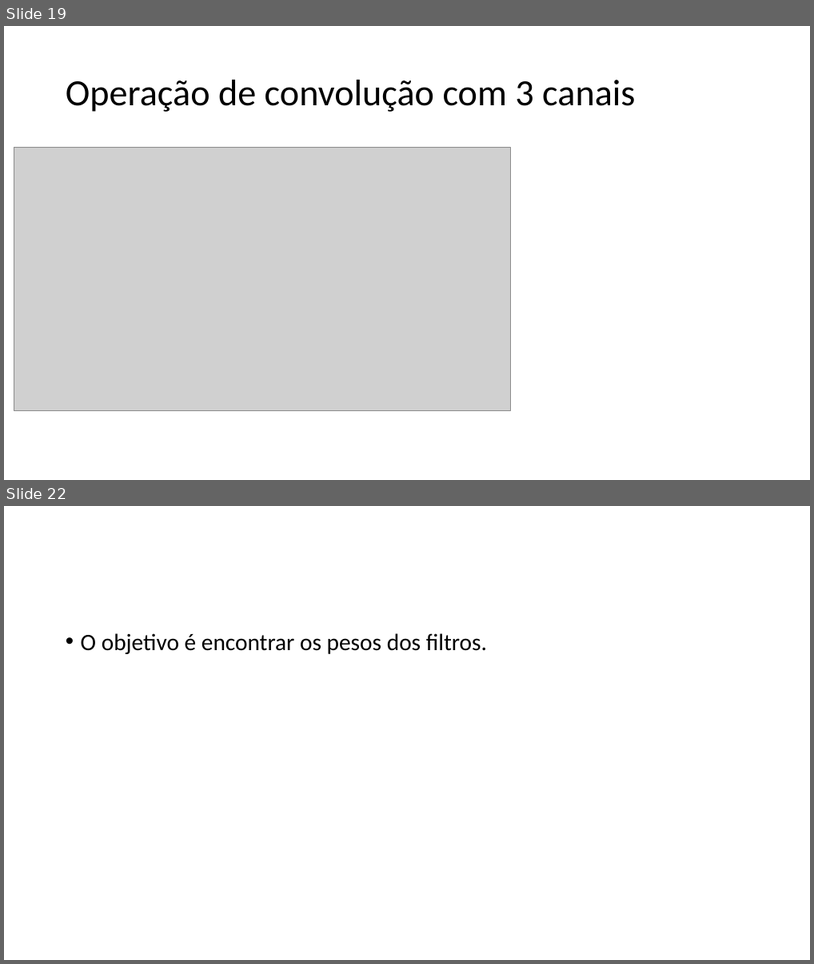
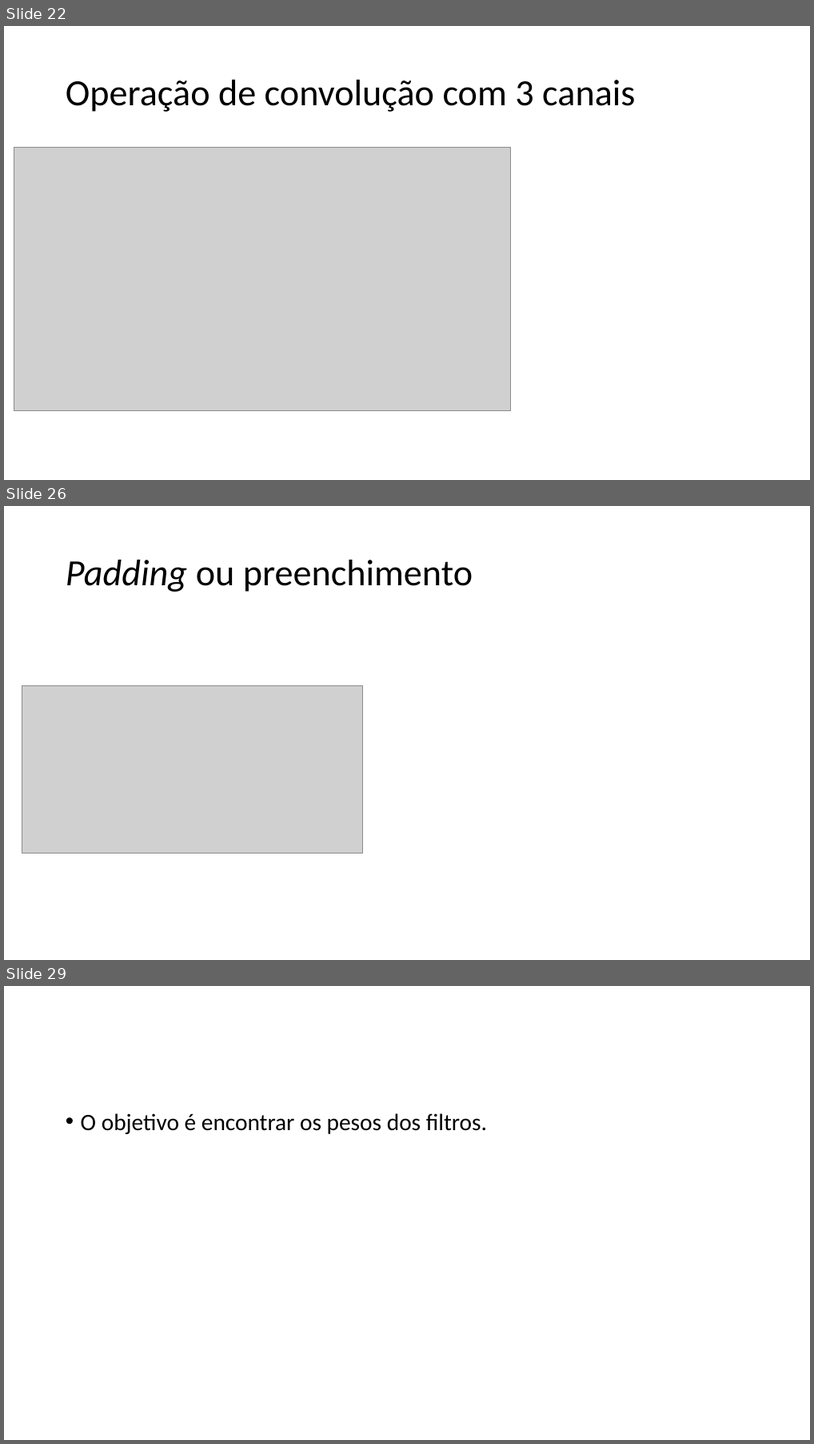
Before and after one commit to zz4fap/tp557-iot-ml, a slide deck: slides/TP557_12_Introduzindo_convoluções.pptx. Shown one above the other, each under a label of ours: slides 19 and 22 before the commit, slides 22, 26 and 29 after it; the slides between them are not shown. The pictures are 814x964 and 814x1444 pixels, drawn with LibreOffice and Linux fonts; fonts in the diff are those of the drawing; grey boxes stand for pictures. Boxes give left, top, right and bottom in pixels: in the first picture for what was removed or moved away, otherwise in the second. Text is boxed around its words. In the diff, an @@ line names an element or a change of style, - is before the commit and + after.

```diff
--- a/slides/TP557_12_Introduzindo_convoluções.pptx
+++ b/slides/TP557_12_Introduzindo_convoluções.pptx
@@ slide 26 added at (x1=4, y1=506, x2=810, y2=960), background #FFFFFF @@
@@ title added at (x1=66, y1=560, x2=473, y2=592), 44 pt, text #000000 @@
+Padding ou preenchimento
@@ picture added at (x1=22, y1=686, x2=362, y2=853) @@
@@ what was slide 19 is now slide 22 @@
@@ what was slide 22 is now slide 29 @@
```
Also in this commit, not shown: 3 slides changed, 10 other slides added, 2 slides removed, 3 other files.
